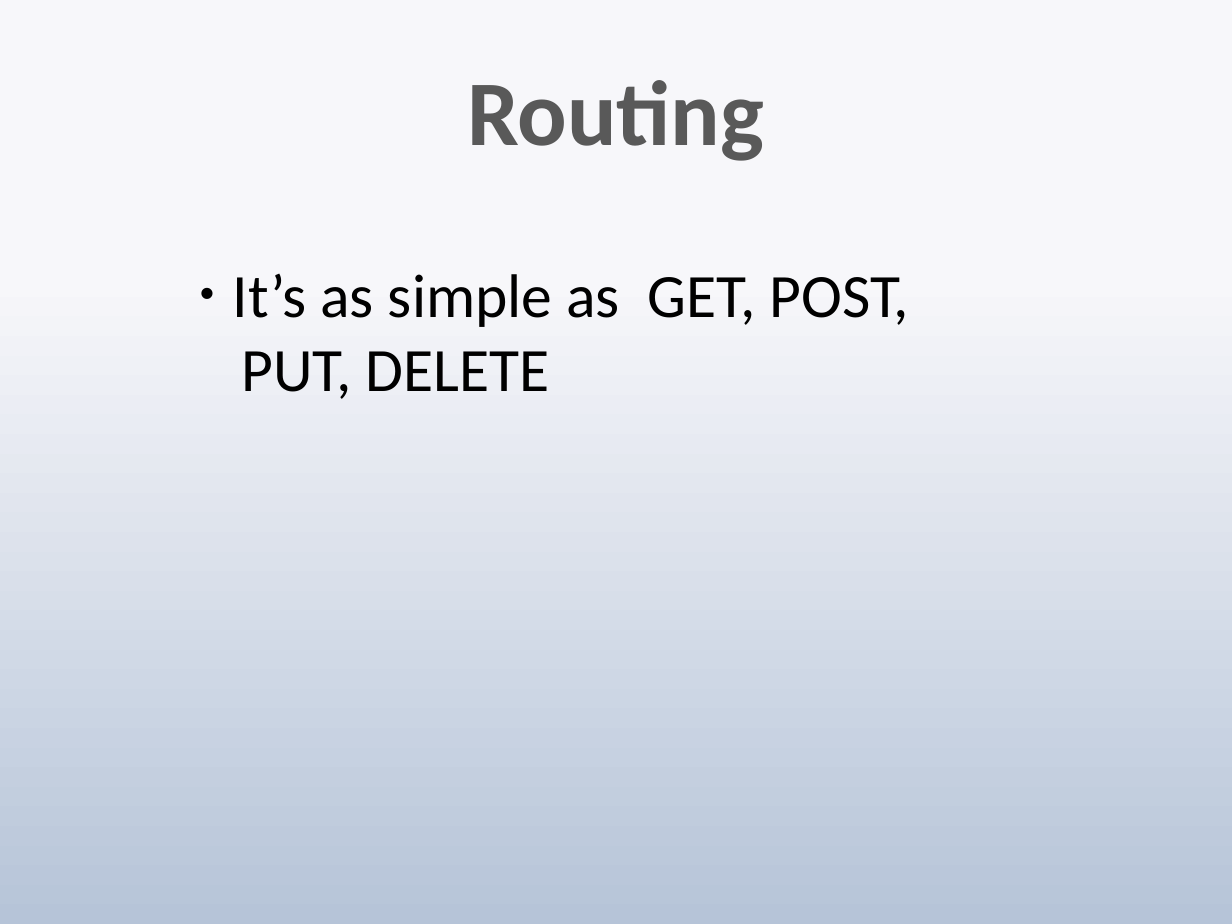
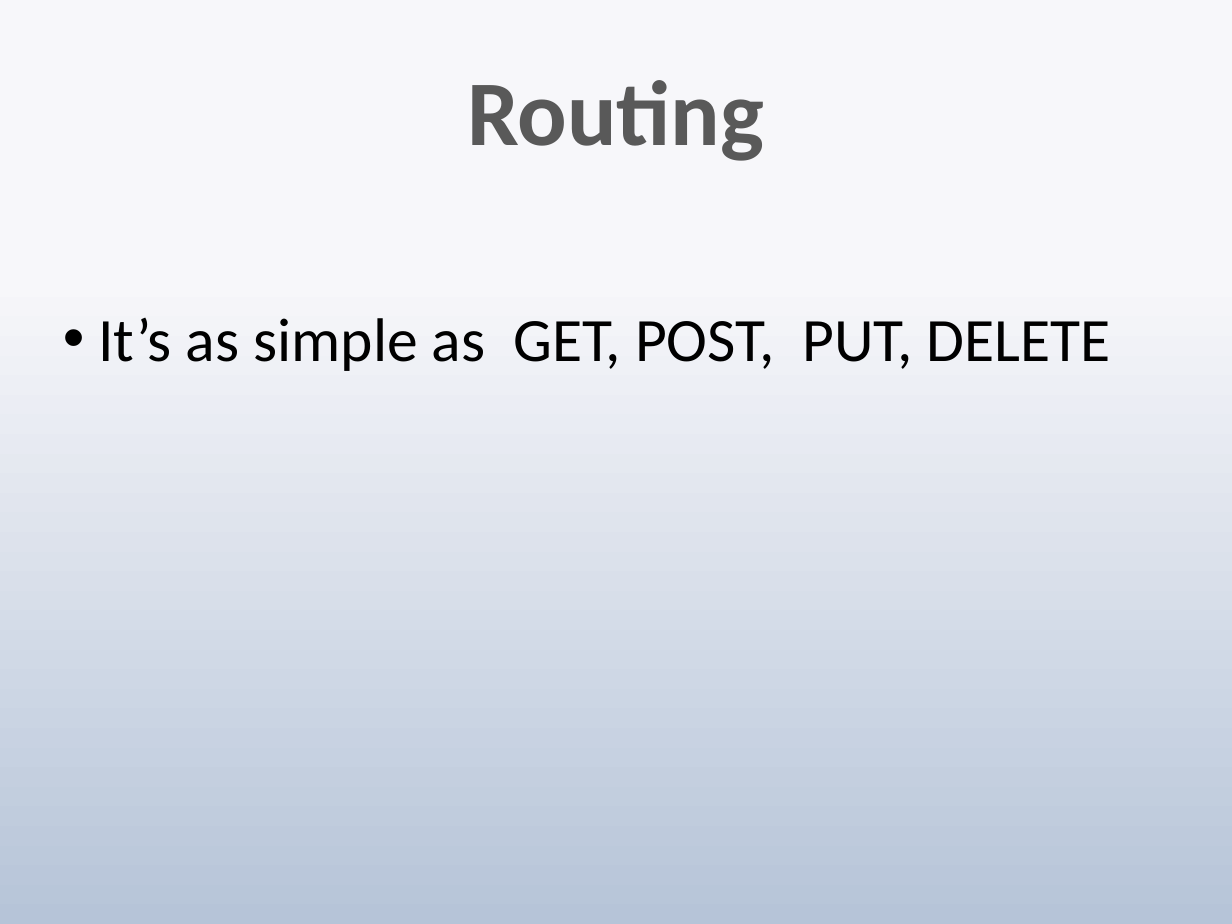
Before and after one commit to techwhizbang/sinatra_slideshow, a slide deck: slide 9 of sinatra.pptx. Drawn at 1232x924 pixels with LibreOffice and Linux fonts; fonts in the diff are those of the drawing. Boxes give left, top, right and bottom in pixels: in the first picture for what was removed or moved away, otherwise in the second. Text is boxed around its words. In the diff, an @@ line names an element or a change of style, - is before the commit and + after.

```diff
--- a/sinatra.pptx
+++ b/sinatra.pptx
@@ text "It’s as simple as GET, ..." rewrapped from (233, 274, 909, 399) to (98, 318, 1111, 371) @@
```
Also in this commit, not shown: 5 other slides changed, 2 slides added.
